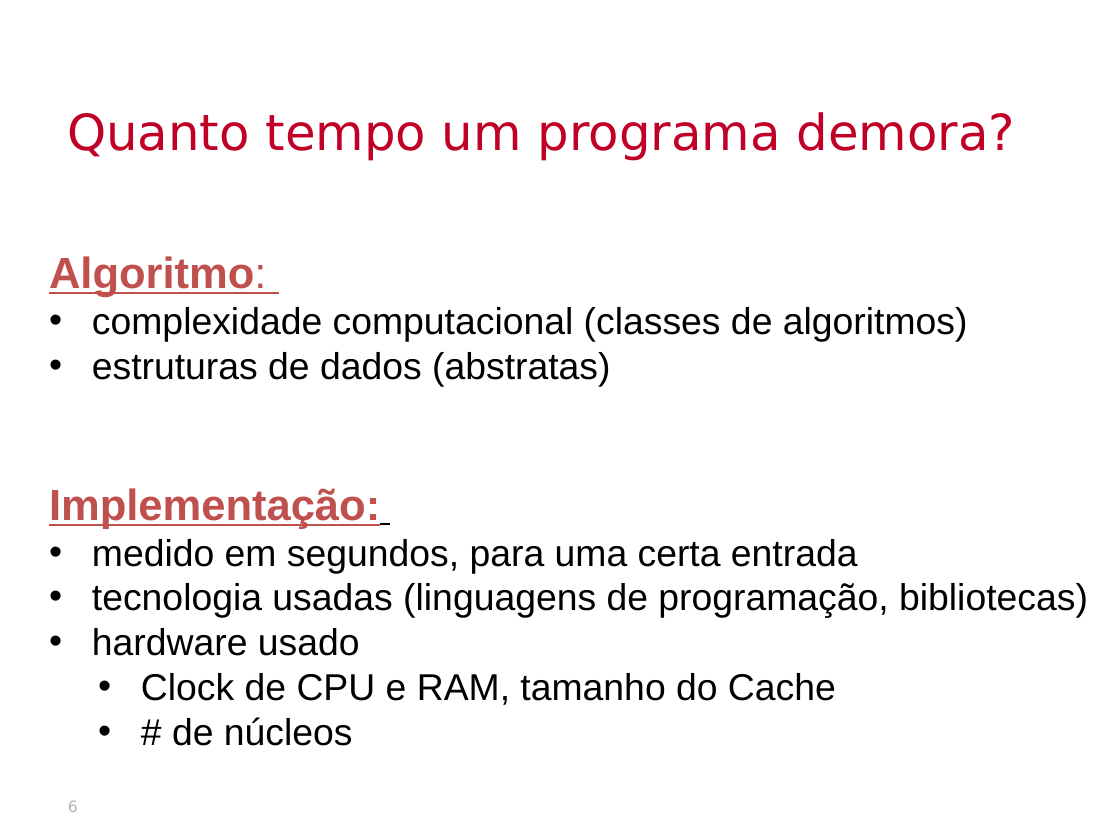
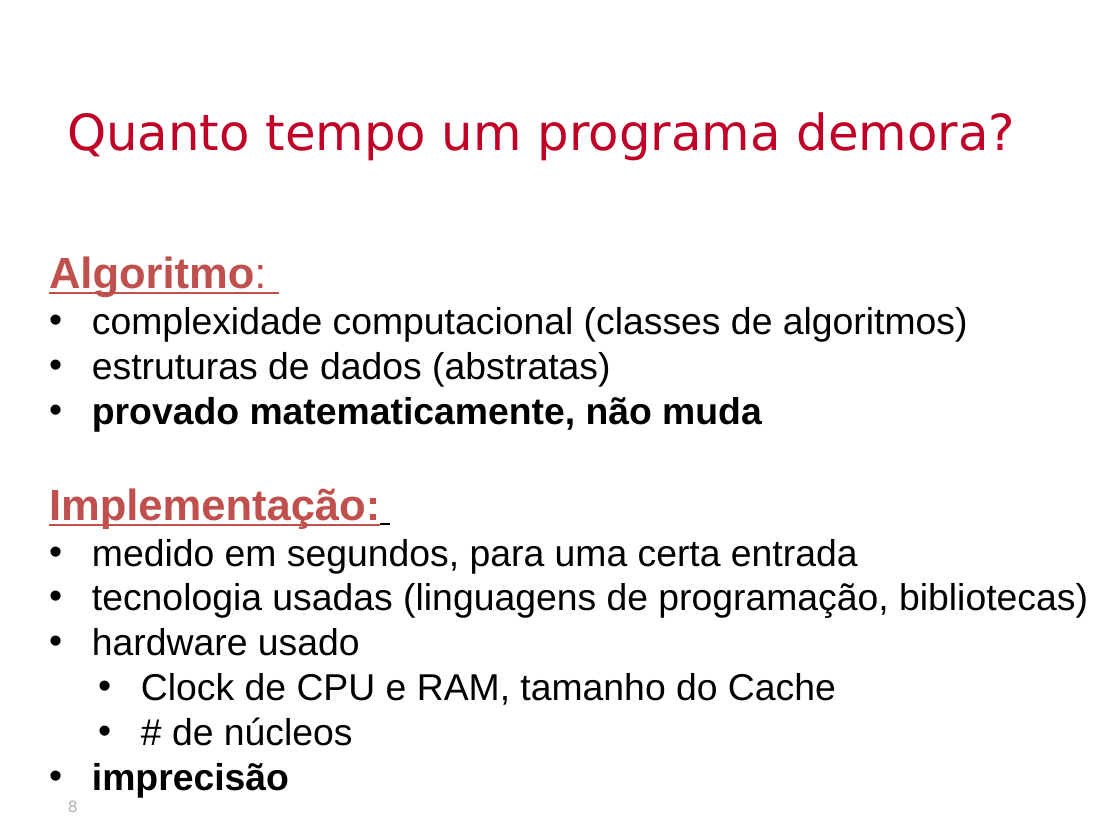
Before and after one commit to thalials/supercomp, a slide deck: slide 8 of aulas/02-desempenho/slides.pptx (slide 6 before the commit). Drawn at 1120x840 pixels with LibreOffice and Linux fonts; fonts in the diff are those of the drawing; background and template pictures are left out. Boxes give left, top, right and bottom in pixels: in the first picture for what was removed or moved away, otherwise in the second. Text is boxed around its words. In the diff, an @@ line names an element or a change of style, - is before the commit and + after.

```diff
--- a/aulas/02-desempenho/slides.pptx
+++ b/aulas/02-desempenho/slides.pptx
@@ text at (92,397,762,431): paragraph added @@
+• provado matematicamente, não muda
@@ text at (92,763,289,797): paragraph added @@
+• imprecisão
```
Also in this commit, not shown: 1 other slide changed, 8 slides added, 3 slides removed, 27 other files.
